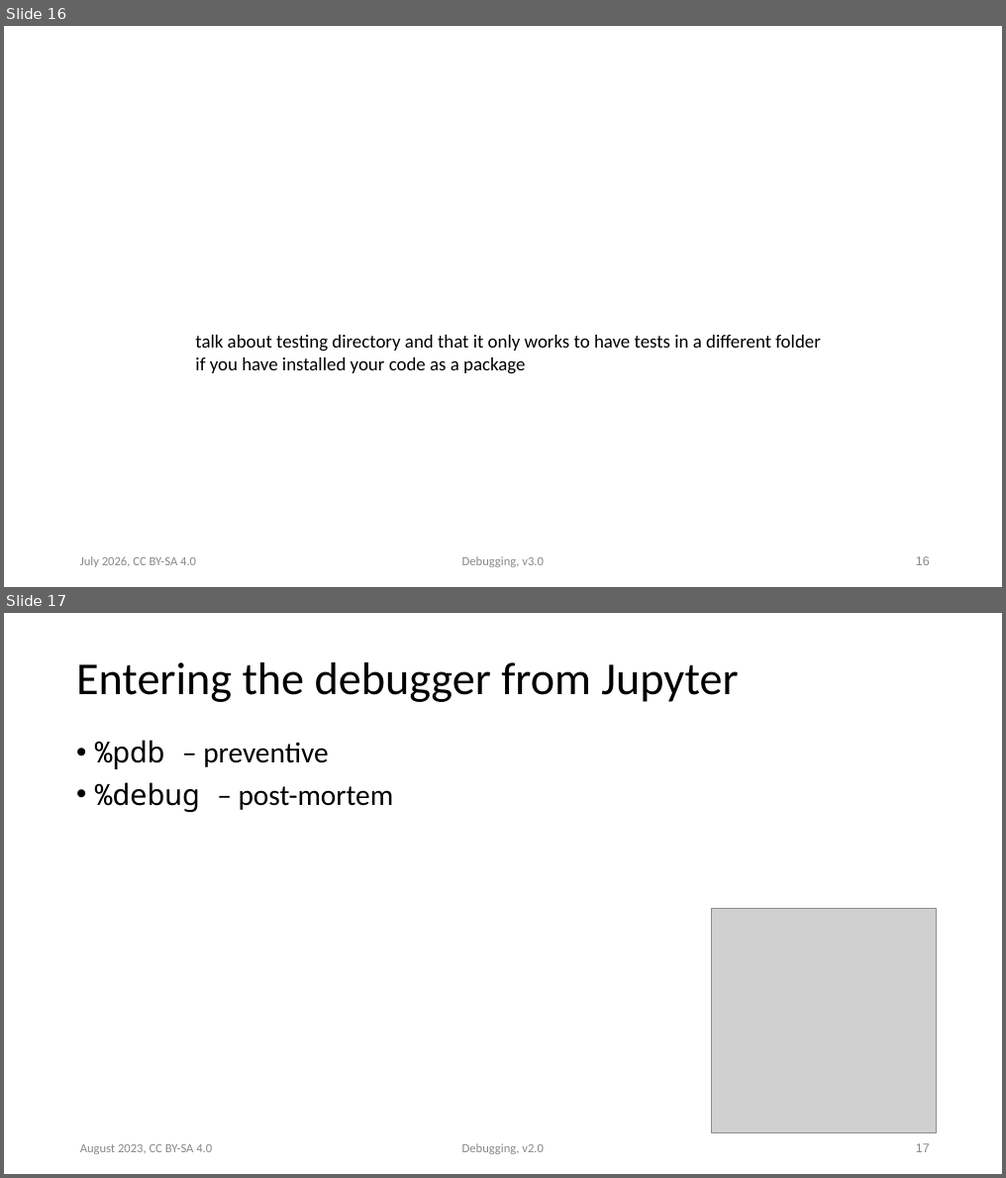
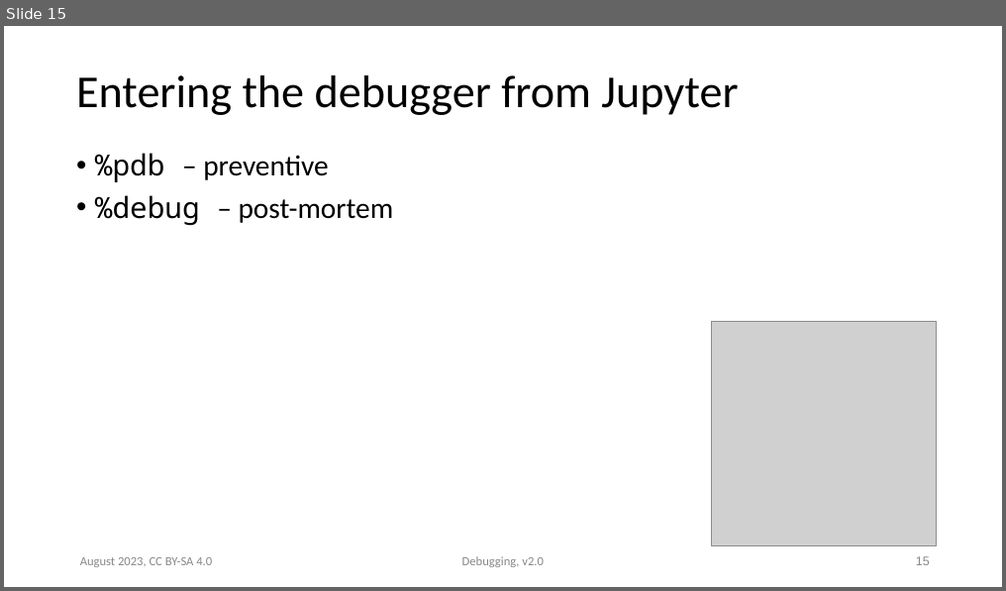
Before and after one commit to ASPP/testing_debugging_profiling, a slide deck: debugging.pptx. Shown one above the other, each under a label of ours: slides 16 and 17 before the commit, slide 15 after it. The pictures are 1006x1178 and 1006x591 pixels, drawn with LibreOffice and Linux fonts; fonts in the diff are those of the drawing; grey boxes stand for pictures. Boxes give left, top, right and bottom in pixels: in the first picture for what was removed or moved away, otherwise in the second. Text is boxed around its words. In the diff, an @@ line names an element or a change of style, - is before the commit and + after.

```diff
--- a/debugging.pptx
+++ b/debugging.pptx
@@ slide 16 removed at (x1=4, y1=26, x2=1002, y2=587), background #FFFFFF @@
@@ text removed at (x1=195, y1=335, x2=821, y2=374) @@
-talk about testing directory and that it only works to have tests in a different folder
-if you have installed your code as a package
@@ text removed at (x1=80, y1=557, x2=196, y2=568) @@
-July 2026, CC BY-SA 4.0
@@ text removed at (x1=462, y1=557, x2=544, y2=568) @@
-Debugging, v3.0
@@ page number removed at (x1=916, y1=557, x2=930, y2=566) @@
-16
@@ what was slide 17 is now slide 15 @@
@@ page number at (x1=916, y1=557, x2=930, y2=566): text changed @@
-17
+15
```
Also in this commit, not shown: 1 slide changed, 3 other slides removed, 1 other file.
